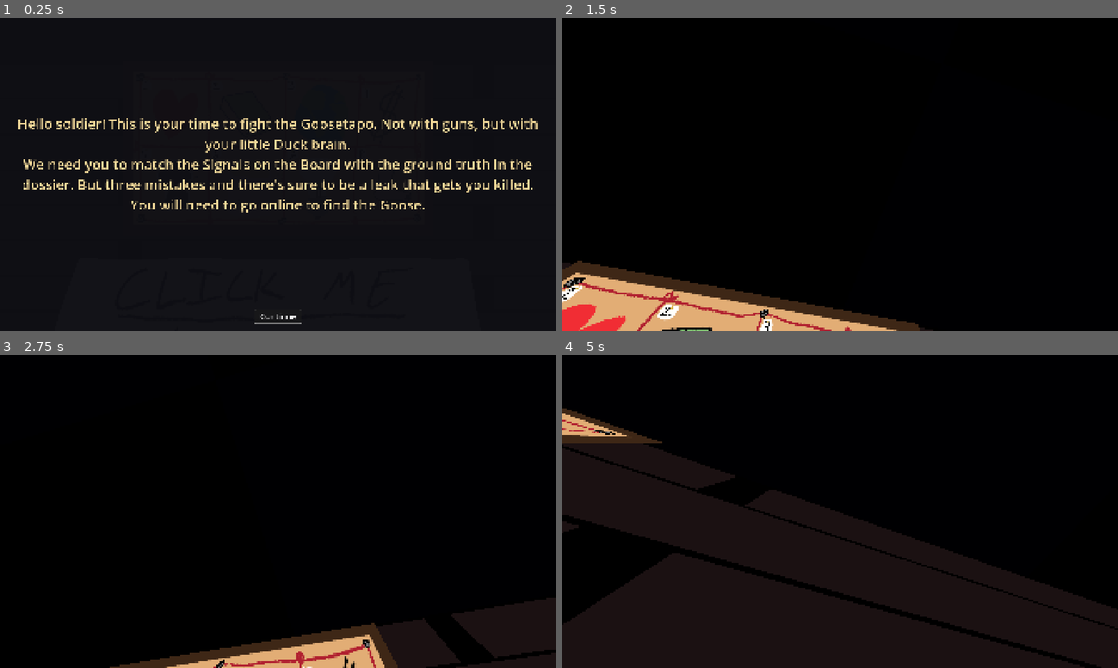
Above: before the commit, frames 1-4 (two rows, left to right).
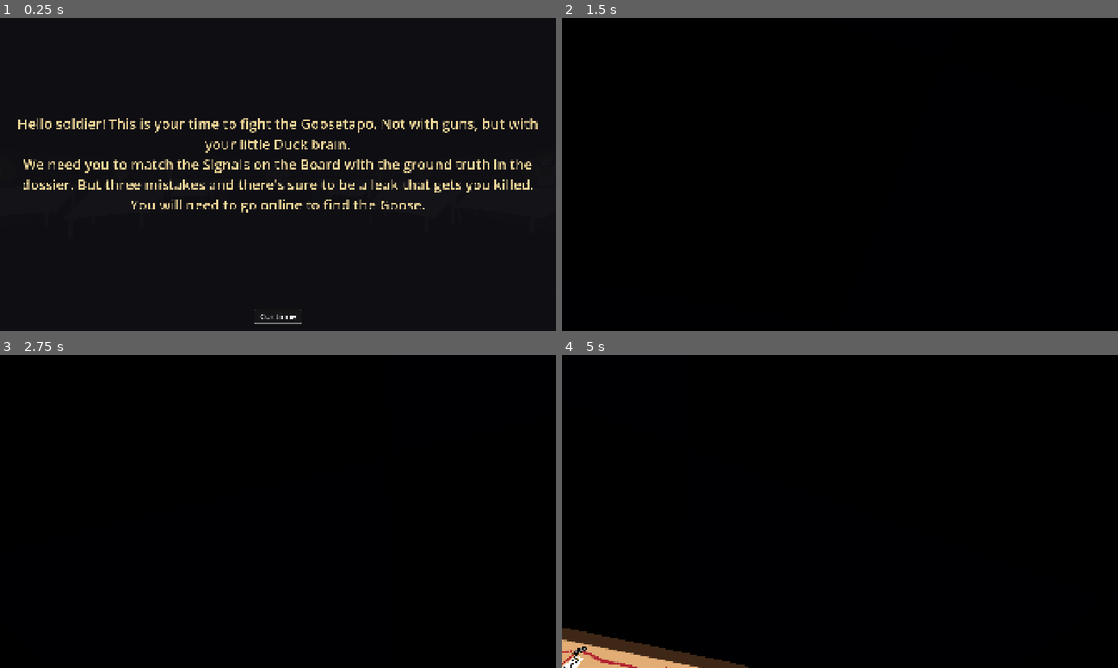
Above: after the commit, the same moments.

Repository: hammeredzombie/propaganda-and-rhetoric
Game: Godot game, scene res://game/scenes/demo.tscn
Two runs of this game, one before a commit and one after it. Both use one fixed random seed, a clock stepped at 60 frames per second and the inputs below. Sound files missing from this copy of the repository are replaced by a short silence.
Inputs (mouse positions are in pixels of both pictures, inside the frame that each line leads up to):
- Up to frame 1 (0.25 s): no input
- Up to frame 2 (1.5 s): click "Continue" at 0.5 s; tap Enter (ui_accept) at 1.25 s; move the mouse to (867, 174) at 1.27 s; hold W (move_forward) from 1.28 s (still down); hold E (interact) from 1.28 s (still down); click (867, 174) at 1.42 s
- Up to frame 3 (2.75 s): keep holding W (move_forward); tap Enter (ui_accept) at 1.52, 2.27 s; move the mouse to (250, 511) at 2.02 s; release E (interact) at 2.03 s; tap E (interact) at 2.1 s
- Up to frame 4 (5 s): keep holding W (move_forward); tap Enter (ui_accept) at 2.75, 3.5, 3.77, 4.25, 4.52 s; move the mouse to (851, 505) at 2.77 s; hold E (interact) 2.78-3.53 s; move the mouse to (834, 517) at 3.52 s; tap E (interact) at 3.6 s; click (834, 517) at 3.67 s; move the mouse to (878, 514) at 4.27 s; hold E (interact) from 4.28 s (still down)

The runs differ from the first frame. In frame 2, 8.0% of the frame differs, in the area x 0-67%, y 77-100%; in frame 3, 8.1%; in frame 4, 44%, in the area x 0-100%, y 17-100%.

Commit message:
im so tired

Diff:
--- a/game/scenes/demo.tscn
+++ b/game/scenes/demo.tscn
@@ -192,7 +192,7 @@
 transform = Transform3D(0, 0, -1, 0, 1, 0, 1, 0, 0, 5, 0, -7.5)
 
 [node name="Player" parent="." unique_id=1501870919 instance=ExtResource("2_player")]
-transform = Transform3D(1, 0, 0, 0, 1, 0, 0, 0, 1, 0.35, 0, -8.5)
+transform = Transform3D(1, 0, 0, 0, 1, 0, 0, 0, 1, 0.35, 0, 8.5)
 
 [node name="Red" parent="." unique_id=674191367 instance=ExtResource("3_npc")]
 transform = Transform3D(1, 0, 0, 0, 1, 0, 0, 0, 1, -3, 0, -2)
@@ -217,4 +217,5 @@
 
 [node name="MachineGun" type="AudioStreamPlayer" parent="."]
 stream = ExtResource("9_machinegun")
+volume_db = -10.0
 autoplay = false
--- a/game/scenes/game_popup.tscn
+++ b/game/scenes/game_popup.tscn
@@ -9,16 +9,12 @@
 border_width_right = 2
 border_width_bottom = 2
 border_color = Color(0.9, 0.85, 0.7, 1)
-corner_radius_top_left = 0
-corner_radius_top_right = 0
-corner_radius_bottom_right = 0
-corner_radius_bottom_left = 0
 
-[node name="GamePopup" type="CanvasLayer"]
+[node name="GamePopup" type="CanvasLayer" unique_id=1870136447]
 layer = 102
 script = ExtResource("1_gp")
 
-[node name="Root" type="Control" parent="."]
+[node name="Root" type="Control" parent="." unique_id=1799370092]
 layout_mode = 3
 anchors_preset = 15
 anchor_right = 1.0
@@ -27,7 +23,7 @@
 grow_vertical = 2
 mouse_filter = 1
 
-[node name="Dim" type="ColorRect" parent="Root"]
+[node name="Dim" type="ColorRect" parent="Root" unique_id=2136014520]
 layout_mode = 1
 anchors_preset = 15
 anchor_right = 1.0
@@ -37,7 +33,7 @@
 mouse_filter = 1
 color = Color(0, 0, 0, 0.55)
 
-[node name="Panel" type="PanelContainer" parent="Root"]
+[node name="Panel" type="PanelContainer" parent="Root" unique_id=1802389010]
 layout_mode = 1
 anchors_preset = 15
 anchor_right = 1.0
@@ -46,18 +42,18 @@
 grow_vertical = 2
 theme_override_styles/panel = SubResource("StyleBoxFlat_panel")
 
-[node name="Margin" type="MarginContainer" parent="Root/Panel"]
+[node name="Margin" type="MarginContainer" parent="Root/Panel" unique_id=1875948322]
 layout_mode = 2
 theme_override_constants/margin_left = 28
 theme_override_constants/margin_top = 24
 theme_override_constants/margin_right = 28
 theme_override_constants/margin_bottom = 24
 
-[node name="VBox" type="VBoxContainer" parent="Root/Panel/Margin"]
+[node name="VBox" type="VBoxContainer" parent="Root/Panel/Margin" unique_id=1542745670]
 layout_mode = 2
 theme_override_constants/separation = 24
 
-[node name="Label" type="Label" parent="Root/Panel/Margin/VBox"]
+[node name="Label" type="Label" parent="Root/Panel/Margin/VBox" unique_id=552654916]
 layout_mode = 2
 size_flags_vertical = 3
 theme_override_colors/font_color = Color(0.95, 0.85, 0.6, 1)
@@ -66,11 +62,11 @@
 vertical_alignment = 1
 autowrap_mode = 2
 
-[node name="ButtonRow" type="HBoxContainer" parent="Root/Panel/Margin/VBox"]
+[node name="ButtonRow" type="HBoxContainer" parent="Root/Panel/Margin/VBox" unique_id=1728379696]
 layout_mode = 2
 alignment = 1
 
-[node name="Button" type="Button" parent="Root/Panel/Margin/VBox/ButtonRow"]
+[node name="Button" type="Button" parent="Root/Panel/Margin/VBox/ButtonRow" unique_id=883842253]
 layout_mode = 2
 theme_override_font_sizes/font_size = 28
 text = "  Continue  "
Not shown: 1 places in game/scenes/game_popup.tscn that only renumber resources
